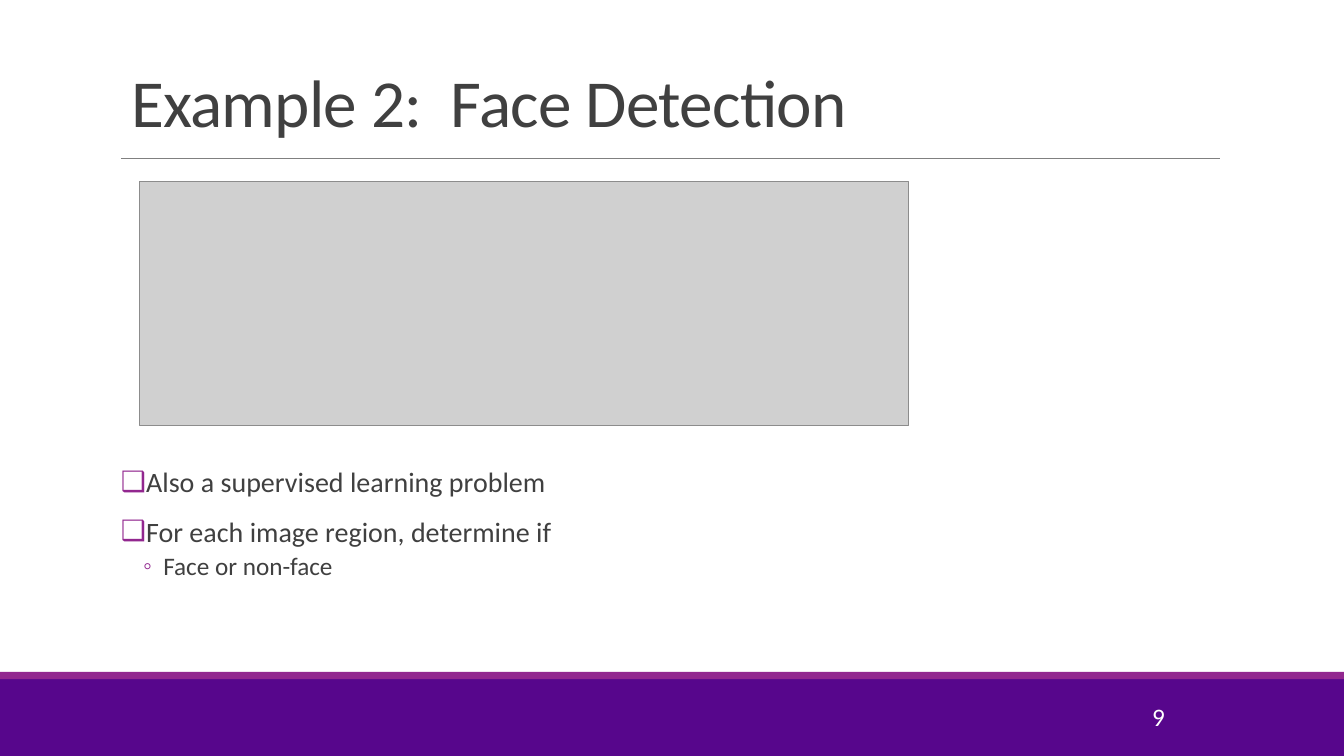
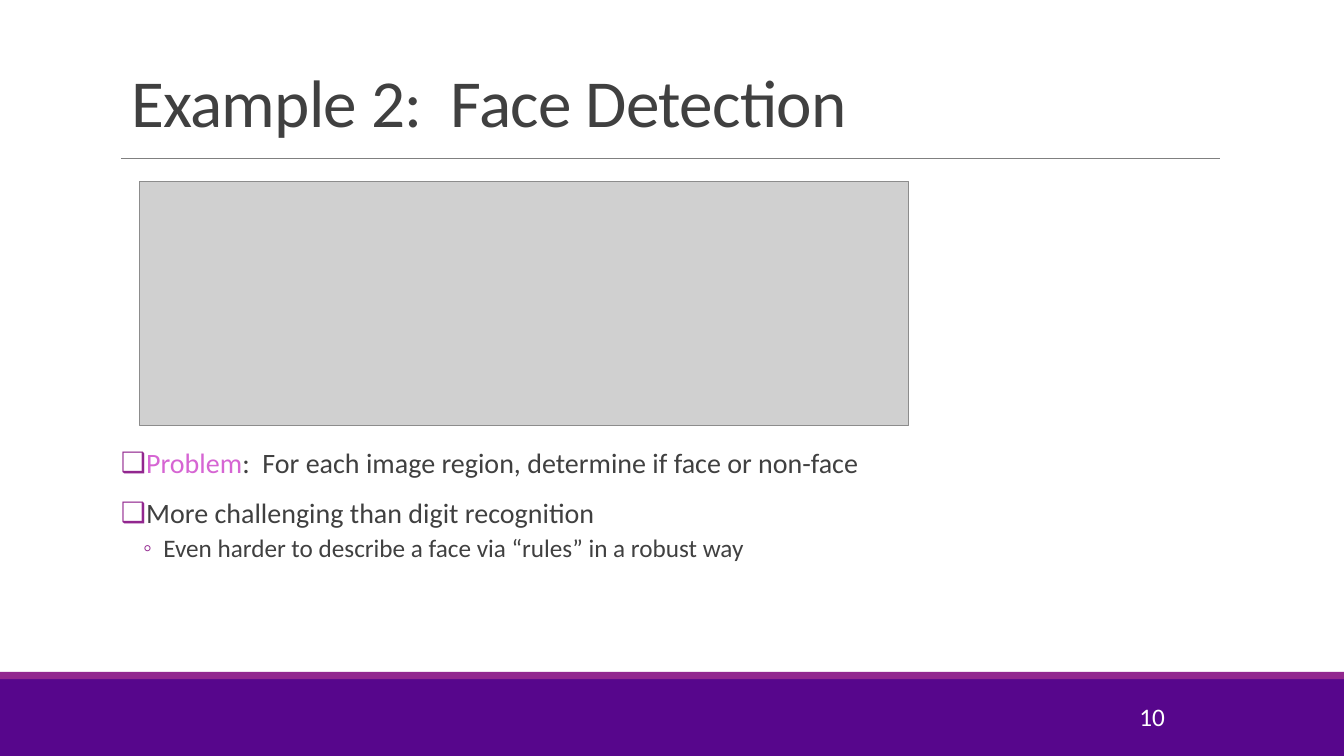
Before and after one commit to joshzzl/introml, a slide deck: slide 10 of lectures/Lect01_IntroML.pptx (slide 9 before the commit). Drawn at 1344x756 pixels with LibreOffice and Linux fonts; fonts in the diff are those of the drawing; grey boxes stand for pictures; background and template pictures are left out. Boxes give left, top, right and bottom in pixels: in the first picture for what was removed or moved away, otherwise in the second. Text is boxed around its words. In the diff, an @@ line names an element or a change of style, - is before the commit and + after.

```diff
--- a/lectures/Lect01_IntroML.pptx
+++ b/lectures/Lect01_IntroML.pptx
@@ text at bbox=[146, 453, 858, 561]: text changed @@
-❑ Also a supervised learning problem
-❑ For each image region, determine if
-  ◦ Face or non-face
+❑ Problem: For each image region, determine if face or non-face
+❑ More challenging than digit recognition
+  ◦ Even harder to describe a face via “rules” in a robust way
@@ page number at bbox=[1139, 709, 1165, 726]: text changed @@
-9
+10
```
Also in this commit, not shown: 6 other slides changed, 1 slide added, 6 other files.
